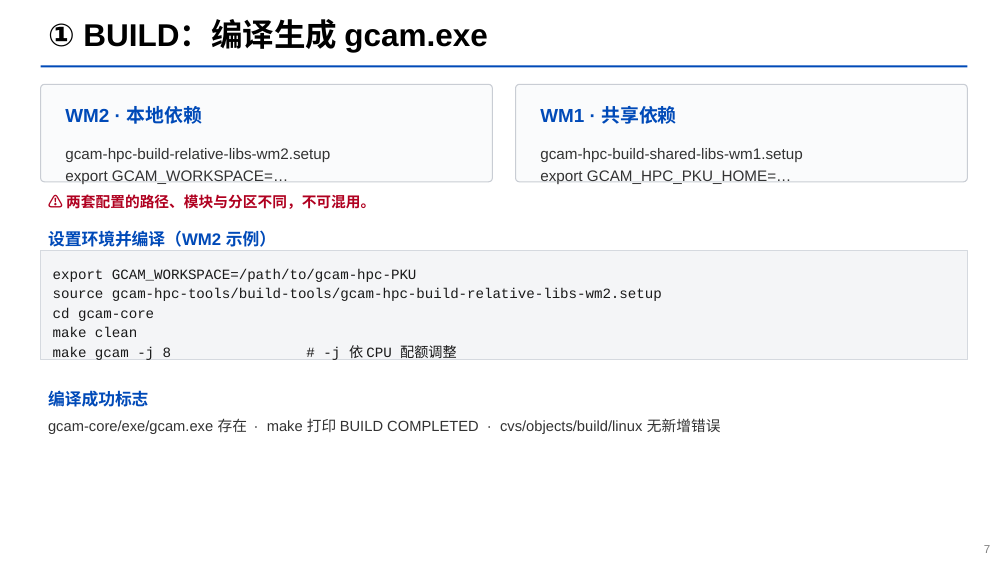
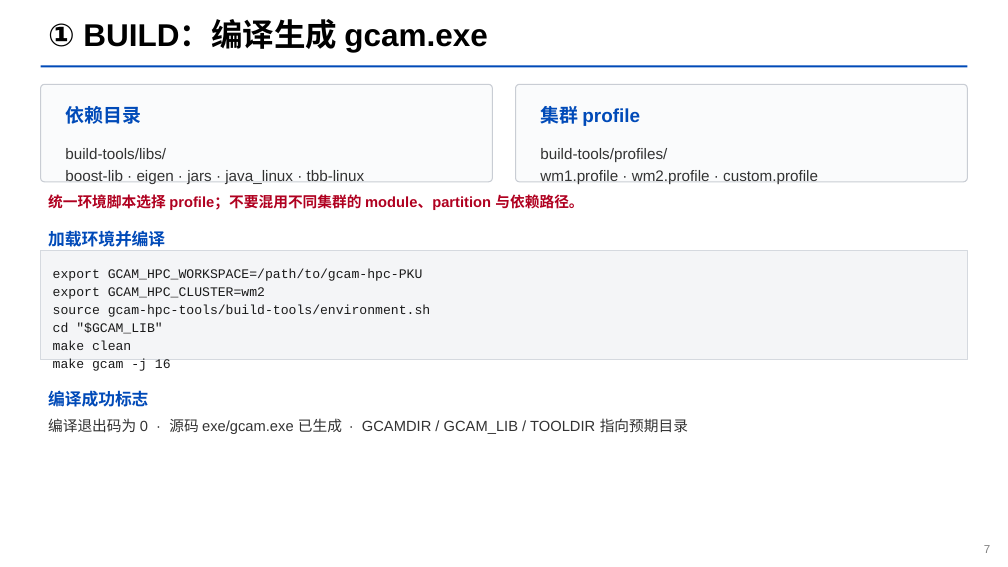
Before and after one commit to jerrysong0128/gcam-hpc-PKU, a slide deck: slide 7 of asset/tutorial/gcam-hpc-tutorial.pptx. Drawn at 1008x567 pixels with LibreOffice and Linux fonts; fonts in the diff are those of the drawing. Boxes give left, top, right and bottom in pixels: in the first picture for what was removed or moved away, otherwise in the second. Text is boxed around its words. In the diff, an @@ line names an element or a change of style, - is before the commit and + after.

```diff
--- a/asset/tutorial/gcam-hpc-tutorial.pptx
+++ b/asset/tutorial/gcam-hpc-tutorial.pptx
@@ text at (65,106,141,124): text changed @@
-WM2 · 本地依赖
+依赖目录
@@ text at (540,103,640,128): text changed @@
-WM1 · 共享依赖
+集群 profile
@@ text at (65,148,365,184): text changed @@
-gcam-hpc-build-relative-libs-wm2.setup
-export GCAM_WORKSPACE=…
+build-tools/libs/
+boost-lib · eigen · jars · java_linux · tbb-linux
@@ text at (540,148,818,184): text changed @@
-gcam-hpc-build-shared-libs-wm1.setup
-export GCAM_HPC_PKU_HOME=…
+build-tools/profiles/
+wm1.profile · wm2.profile · custom.profile
@@ text at (48,194,583,210): text changed @@
-⚠ 两套配置的路径、模块与分区不同，不可混用。
+统一环境脚本选择 profile；不要混用不同集群的 module、partition 与依赖路径。
@@ text at (48,230,165,247): text changed @@
-设置环境并编译（WM2 示例）
+加载环境并编译
@@ text in rectangle at (53,268,430,334): text changed; size 13.5 to 12.5 pt @@
-export GCAM_WORKSPACE=/path/to/gcam-hpc-PKU
-source gcam-hpc-tools/build-tools/gcam-hpc-build-relative-libs-wm2.setup
-cd gcam-core
+export GCAM_HPC_WORKSPACE=/path/to/gcam-hpc-PKU
+export GCAM_HPC_CLUSTER=wm2
+source gcam-hpc-tools/build-tools/environment.sh
+cd "$GCAM_LIB"
@@ text in rectangle at (53,359,171,371): text changed; size 13.5 to 12.5 pt @@
-make gcam -j 8 # -j 依 CPU 配额调整
+make gcam -j 16
@@ text in rectangle at (53,341,131,350): size 13.5 to 12.5 pt in "make clean" @@
@@ text at (48,418,688,434): text changed @@
-gcam-core/exe/gcam.exe 存在 · make 打印 BUILD COMPLETED · cvs/objects/build/linux 无新增错误
+编译退出码为 0 · 源码 exe/gcam.exe 已生成 · GCAMDIR / GCAM_LIB / TOOLDIR 指向预期目录
```
Also in this commit, not shown: 10 other slides changed.
